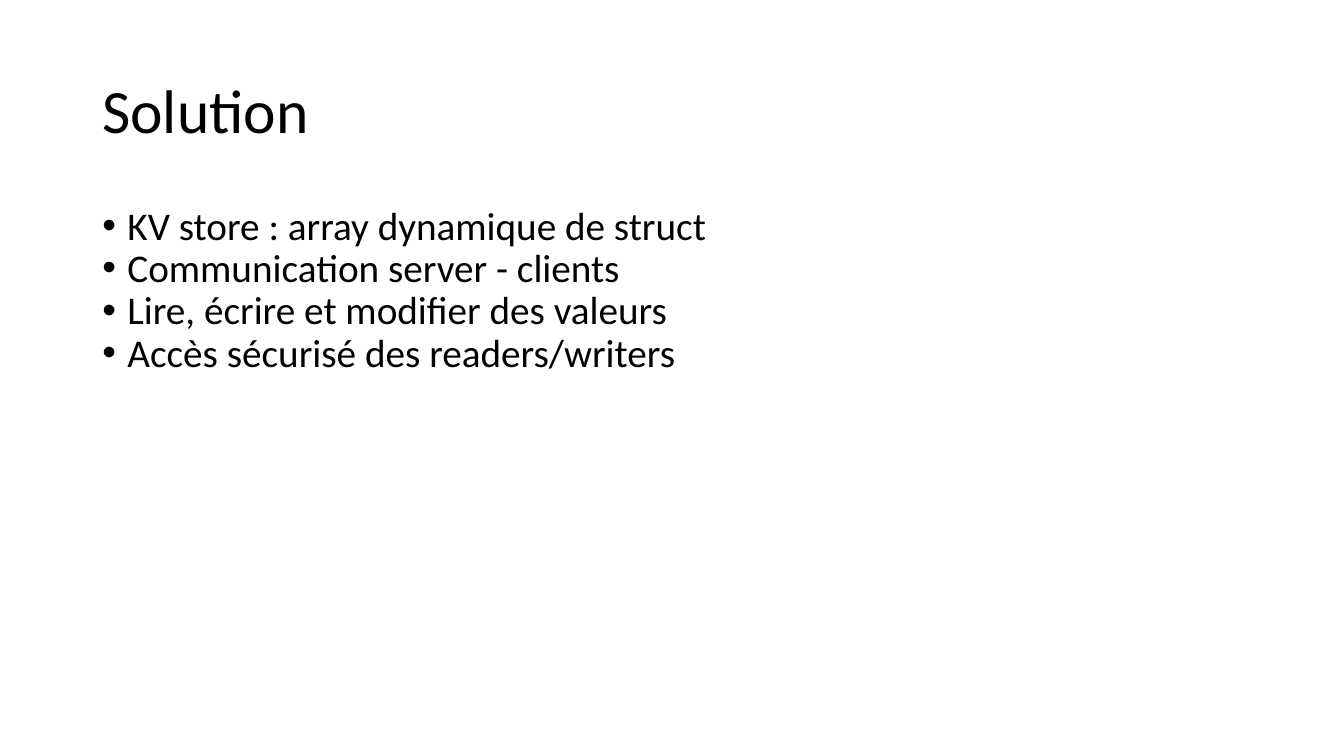
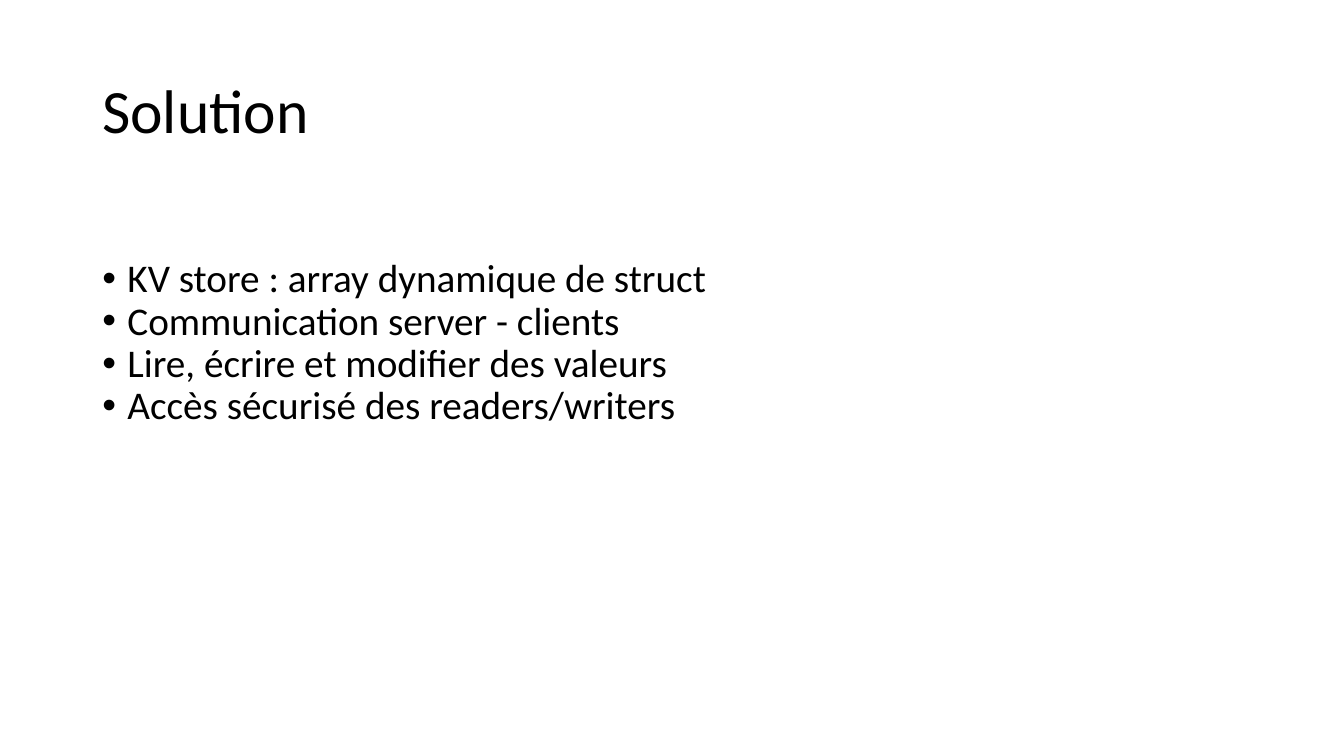
Before and after one commit to inefix/Key-Value-Store, a slide deck: slide 5 of presentation/KVS_presentation.pptx. Drawn at 1344x756 pixels with LibreOffice and Linux fonts; fonts in the diff are those of the drawing. Boxes give left, top, right and bottom in pixels: in the first picture for what was removed or moved away, otherwise in the second. Text is boxed around its words. In the diff, an @@ line names an element or a change of style, - is before the commit and + after.

```diff
--- a/presentation/KVS_presentation.pptx
+++ b/presentation/KVS_presentation.pptx
@@ text "KV store : array dynamique ...": place and size @@
-text "KV store : array dynamique ..." at <box>127,212,706,369</box>
+text "KV store : array dynamique ..." at <box>127,264,706,421</box>
```
Also in this commit, not shown: 4 other slides changed.
